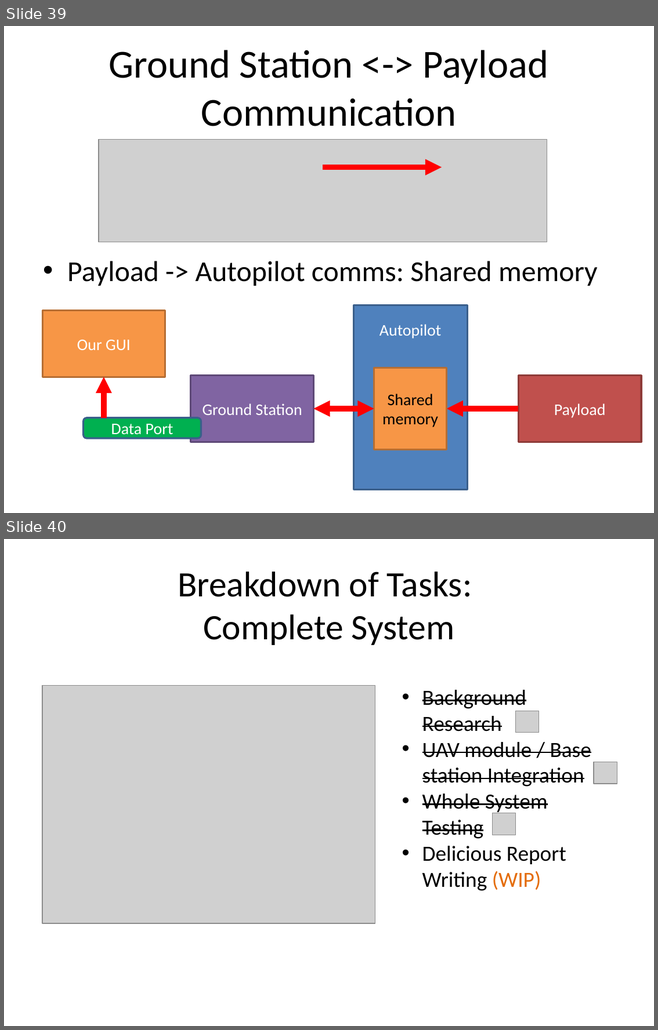
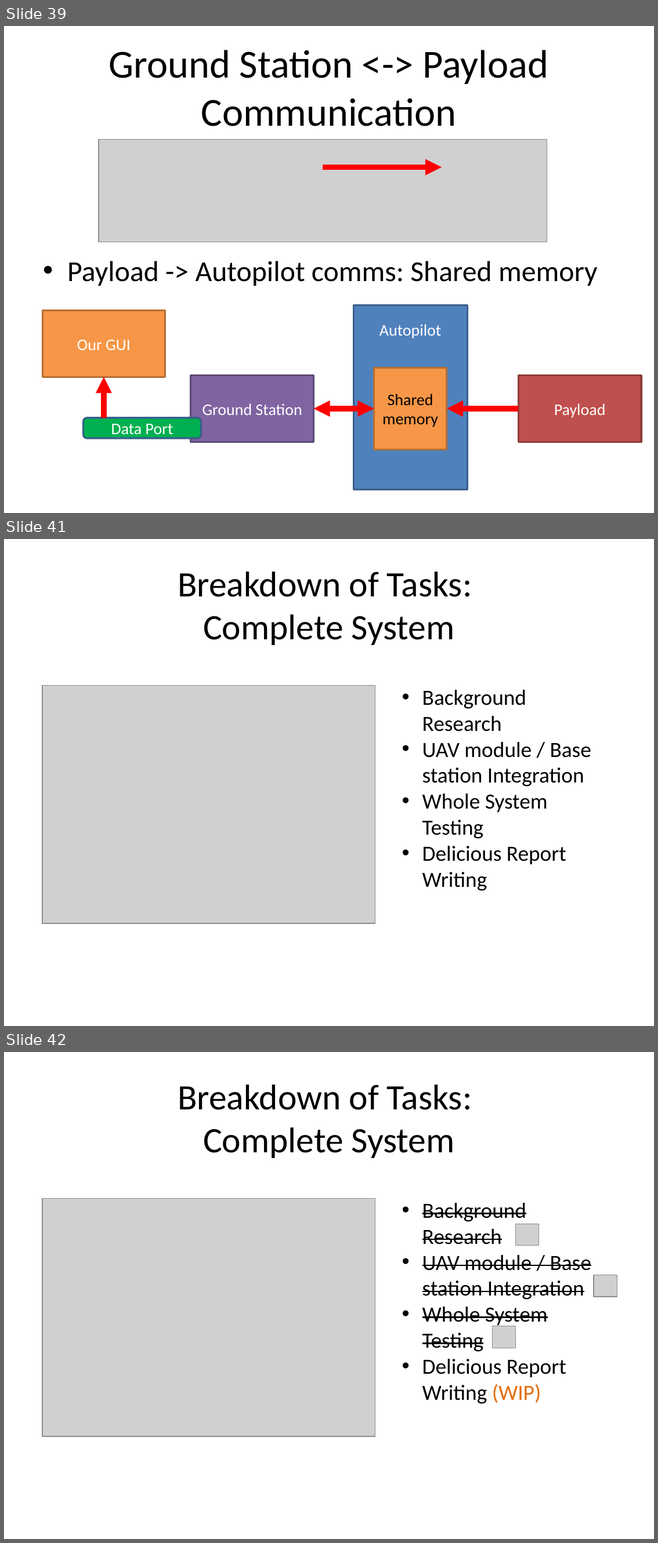
Before and after one commit to andybusse/uavcamera, a slide deck: documents/seminar 2/GDP Group 18 pres.pptx. Shown one above the other, each under a label of ours: slides 39 and 40 before the commit, slides 39, 41 and 42 after it; the slides between them are not shown. The pictures are 658x1030 and 658x1543 pixels, drawn with LibreOffice and Linux fonts; fonts in the diff are those of the drawing; grey boxes stand for pictures. Boxes give left, top, right and bottom in pixels: in the first picture for what was removed or moved away, otherwise in the second. Text is boxed around its words. In the diff, an @@ line names an element or a change of style, - is before the commit and + after.

```diff
--- a/documents/seminar 2/GDP Group 18 pres.pptx
+++ b/documents/seminar 2/GDP Group 18 pres.pptx
@@ slide 41 added at (4,539,654,1026), background #FFFFFF @@
@@ title added at (177,571,472,645), 39.6 pt, text #000000 @@
+Breakdown of Tasks:
+Complete System
@@ picture added at (42,685,375,924) @@
@@ text added at (422,690,591,891), 24 pt, text #000000 @@
+• Background Research
+• UAV module / Base station Integration
+• Whole System Testing
+• Delicious Report Writing
@@ what was slide 40 is now slide 42 @@
```
Also in this commit, not shown: 2 slides changed, 2 other slides added.
